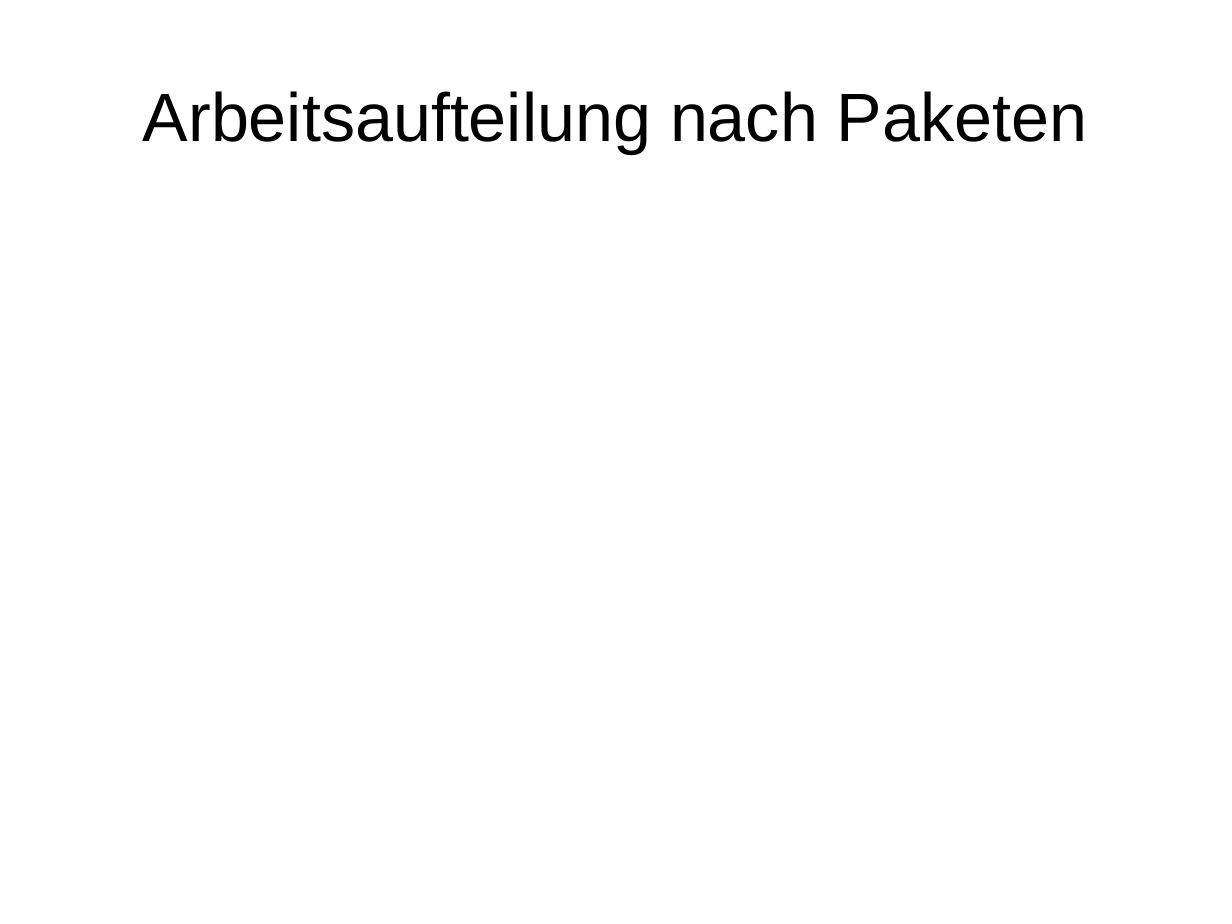
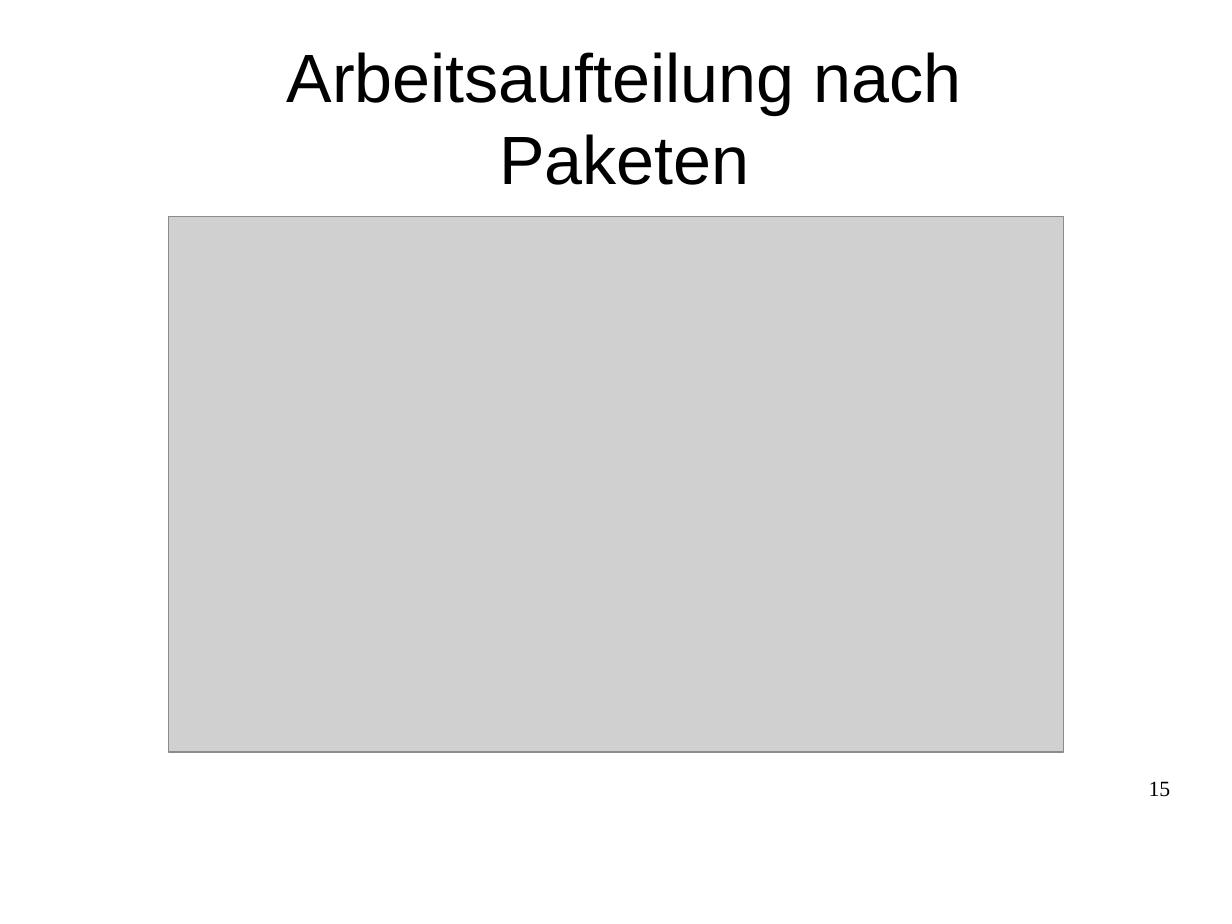
Before and after one commit to justin-hecht/pse-wahlverfahren, a slide deck: slide 15 of Implementierung/Präsentation/Präsentation.odp (slide 13 before the commit). Drawn at 1232x924 pixels with LibreOffice and Linux fonts; fonts in the diff are those of the drawing; grey boxes stand for pictures; background and template pictures are left out. Boxes give left, top, right and bottom in pixels: in the first picture for what was removed or moved away, otherwise in the second. Text is boxed around its words. In the diff, an @@ line names an element or a change of style, - is before the commit and + after.

```diff
--- a/Implementierung/Präsentation/Präsentation.odp
+++ b/Implementierung/Präsentation/Präsentation.odp
@@ title "Arbeitsaufteilung nach Paketen" rewrapped from (x1=143, y1=91, x2=1087, y2=153) to (x1=287, y1=52, x2=962, y2=185) @@
@@ picture added at (x1=169, y1=216, x2=1064, y2=751) @@
@@ page number added at (x1=1149, y1=781, x2=1171, y2=797), 14 pt, text #000000 @@
+15
```
Also in this commit, not shown: 10 other slides changed, 5 slides added, 3 slides removed, 3 other files.
